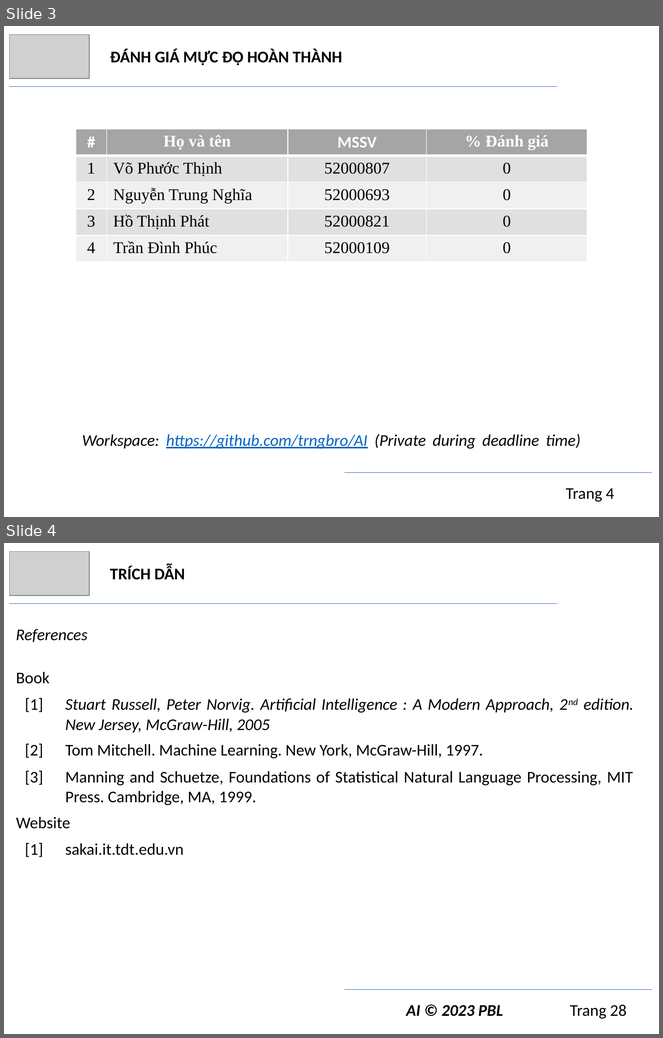
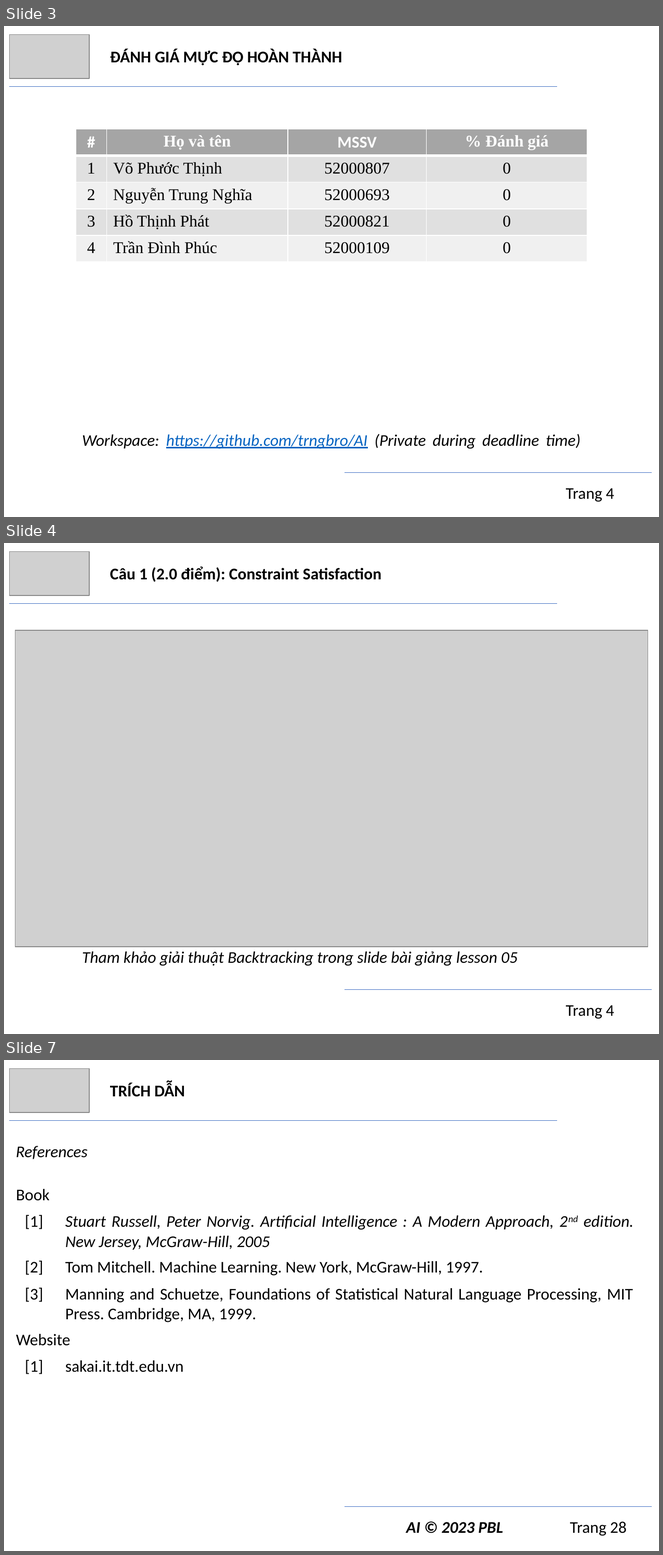
Before and after one commit to trngbro/AI, a slide deck: present/final/presentation.pptx. Shown one above the other, each under a label of ours: slides 3 and 4 before the commit, slides 3, 4 and 7 after it; the slides between them are not shown. The pictures are 663x1038 and 663x1555 pixels, drawn with LibreOffice and Linux fonts; fonts in the diff are those of the drawing; grey boxes stand for pictures. Boxes give left, top, right and bottom in pixels: in the first picture for what was removed or moved away, otherwise in the second. Text is boxed around its words. In the diff, an @@ line names an element or a change of style, - is before the commit and + after.

```diff
--- a/present/final/presentation.pptx
+++ b/present/final/presentation.pptx
@@ slide 4 added at bbox=[4, 543, 659, 1034], background #FFFFFF @@
@@ picture added at bbox=[9, 551, 89, 596] @@
@@ text added at bbox=[110, 566, 382, 582], 18 pt, text #000000, bold @@
+Câu 1 (2.0 điểm): Constraint Satisfaction
@@ line added from (9, 604) to (558, 604), #4472C4 0.5 pt @@
@@ picture added at bbox=[15, 630, 648, 947] @@
@@ text added at bbox=[82, 952, 518, 966], 18 pt, text #000000, italic @@
+Tham khảo giải thuật Backtracking trong slide bài giảng lesson 05
@@ line added from (345, 990) to (652, 990), #4472C4 0.5 pt @@
@@ text added at bbox=[566, 1005, 614, 1019], 18 pt, text #000000 @@
+Trang 4
@@ what was slide 4 is now slide 7 @@
```
Also in this commit, not shown: 2 other slides added, 4 other files.
